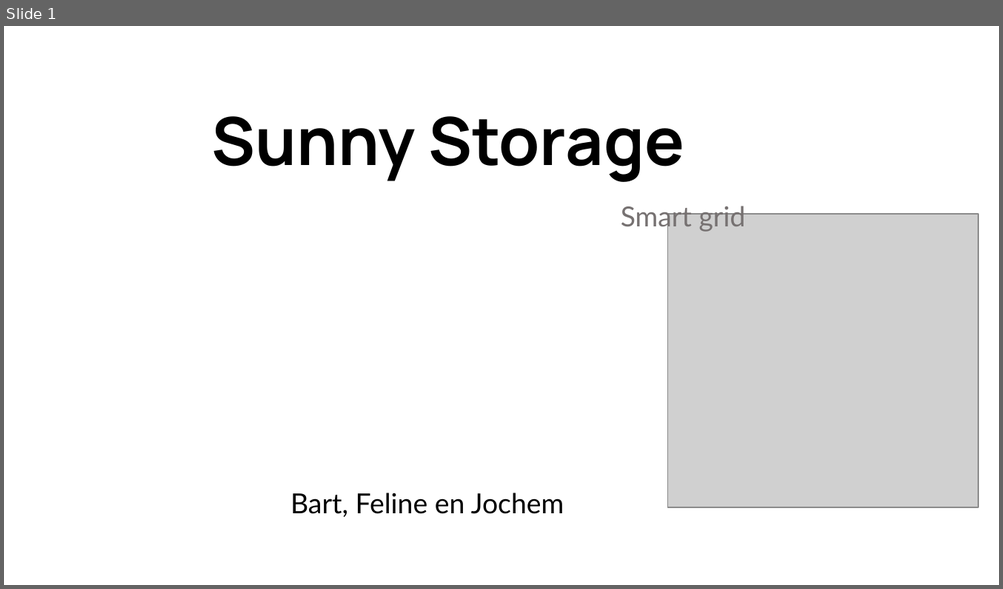
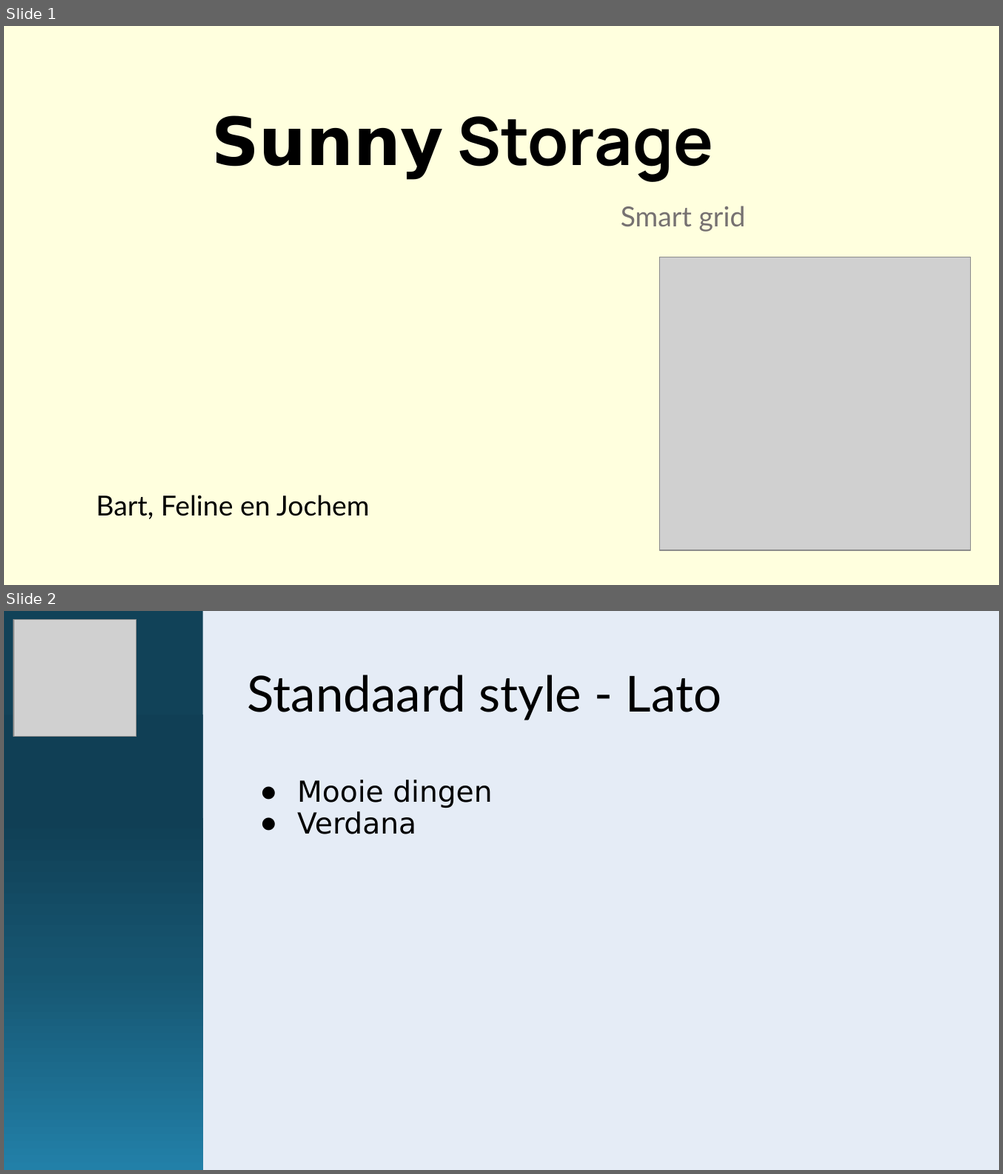
Before and after one commit to yoghurthoek/sunny_storage, a slide deck: Presentations/Presentatie 6 vrijdag 24 mei (eindpresentatie).pptx. Shown one above the other, each under a label of ours: slide 1 before the commit, slides 1 and 2 after it. The pictures are 1003x589 and 1003x1174 pixels, drawn with LibreOffice and Linux fonts; fonts in the diff are those of the drawing; grey boxes stand for pictures. Boxes give left, top, right and bottom in pixels: in the first picture for what was removed or moved away, otherwise in the second. Text is boxed around its words. In the diff, an @@ line names an element or a change of style, - is before the commit and + after.

Commit message:
style

```diff
--- a/Presentations/Presentatie 6 vrijdag 24 mei (eindpresentatie).pptx
+++ b/Presentations/Presentatie 6 vrijdag 24 mei (eindpresentatie).pptx
@@ slide 2 added at box(4, 611, 999, 1170), background #DAE3F3 at 68% opacity @@
@@ rectangle added at box(4, 611, 203, 1170), fill gradient #114258 to #103F55 to #165570 to #2280A8 @@
@@ picture added at box(14, 620, 136, 736) @@
@@ title added at box(247, 675, 721, 721), 36 pt, text #000000 @@
+Standaard style - Lato
@@ text added at box(297, 780, 492, 834), 21 pt, text #000000 @@
+● Mooie dingen
+● Verdana
@@ slide 1 changed as well @@
@@ background #FFFFFF to #FFFF99 at 32% opacity @@
@@ text "Sunny Storage" at box(211, 116, 713, 182): font Manrope to DejaVu Sans in "Sunny" @@
@@ picture: place and size @@
-picture at box(667, 214, 978, 507)
+picture at box(660, 258, 970, 551)
@@ text "Bart, Feline en Jochem": place and size @@
-text "Bart, Feline en Jochem" at box(290, 493, 563, 517)
+text "Bart, Feline en Jochem" at box(96, 495, 369, 520)
```
Also in this commit, not shown: 17 other slides changed, 1 slide removed.
